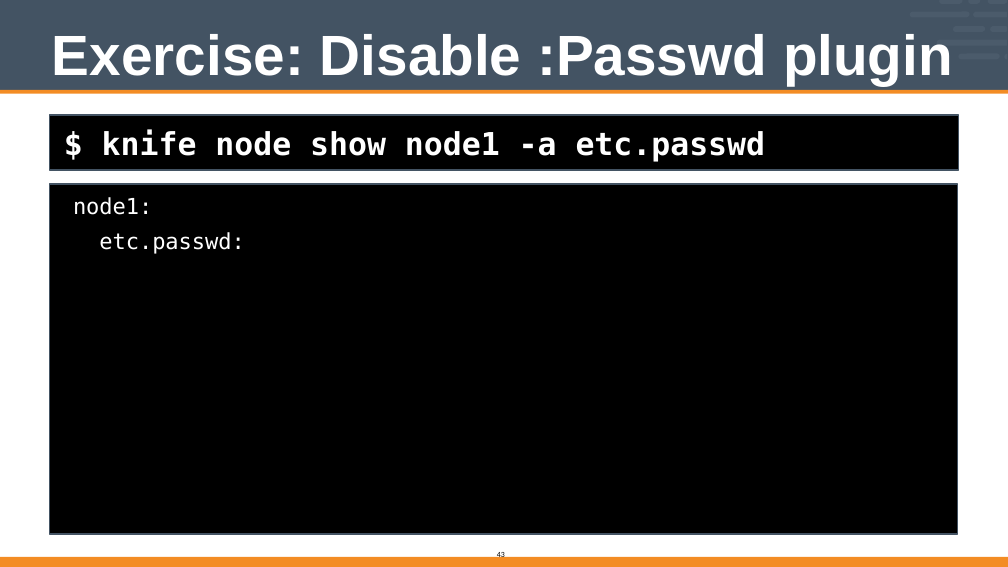
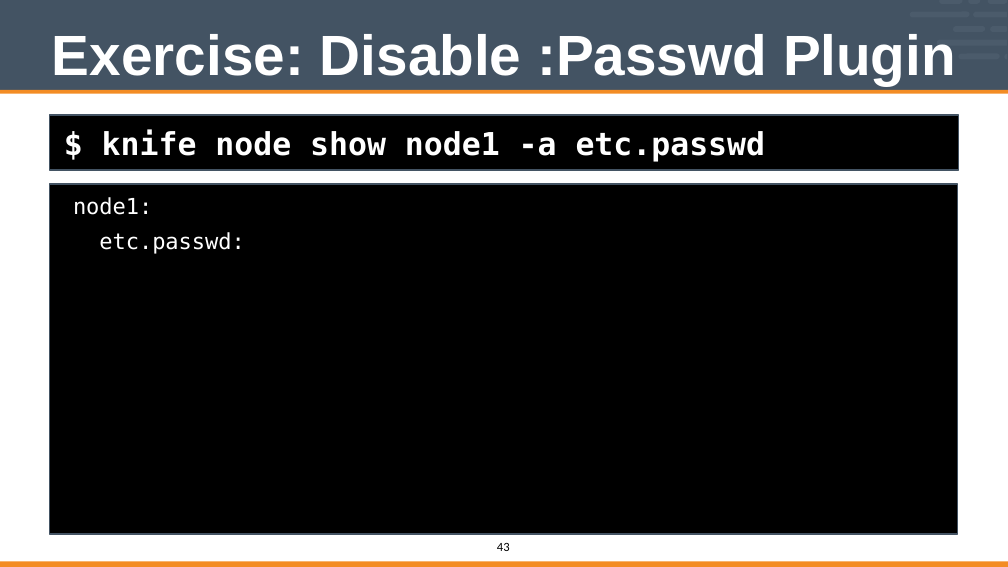
Before and after one commit to vinyar/chef-intermediate, a slide deck: slide 43 of Modules/06-Chef_Intermediate.pptx. Drawn at 1008x567 pixels with LibreOffice and Linux fonts; fonts in the diff are those of the drawing. Boxes give left, top, right and bottom in pixels: in the first picture for what was removed or moved away, otherwise in the second. Text is boxed around its words. In the diff, an @@ line names an element or a change of style, - is before the commit and + after.

```diff
--- a/Modules/06-Chef_Intermediate.pptx
+++ b/Modules/06-Chef_Intermediate.pptx
@@ title at (52, 34, 956, 85): text changed @@
-Exercise: Disable :Passwd plugin
+Exercise: Disable :Passwd Plugin
@@ page number: place and size @@
-page number at (497, 551, 505, 560)
+page number at (497, 543, 510, 551)
@@ page number at (497, 543, 510, 551): size 10 to 16 pt @@
@@ freeform shape: place and size @@
-freeform shape at (0, 557, 1008, 567)
+freeform shape at (0, 561, 1008, 567)
```
Also in this commit, not shown: 45 other slides changed.
